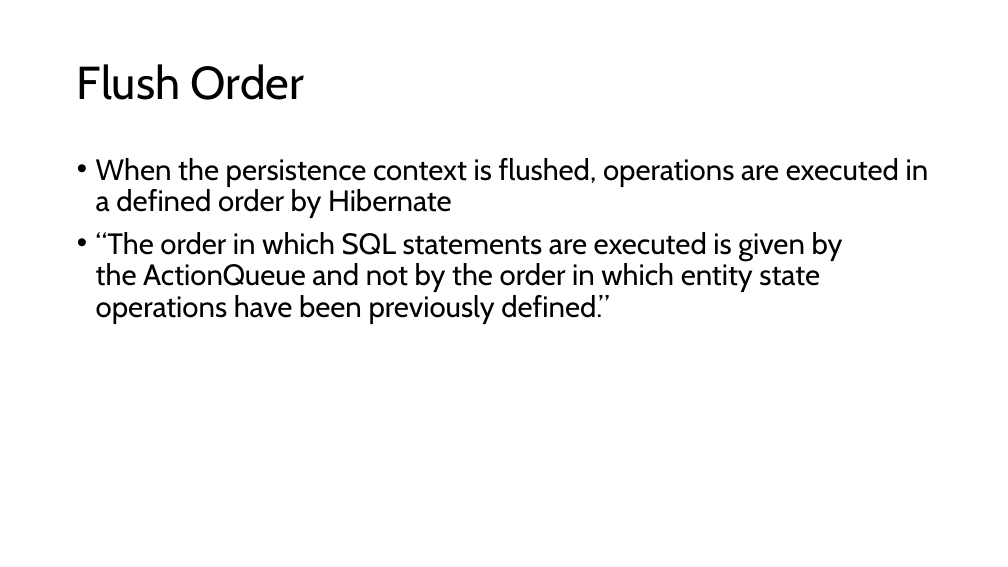
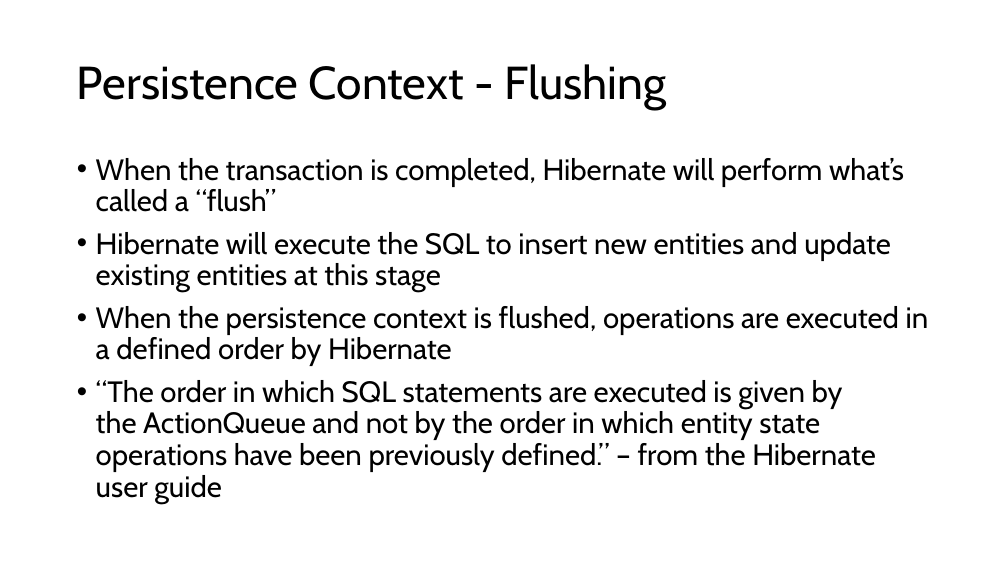
Before and after one commit to jordanschroedervertafore/spring-data-jpa, a slide deck: slide 8 of spring data jpa.pptx (slide 15 before the commit). Drawn at 1008x567 pixels with LibreOffice and Linux fonts; fonts in the diff are those of the drawing. Boxes give left, top, right and bottom in pixels: in the first picture for what was removed or moved away, otherwise in the second. Text is boxed around its words. In the diff, an @@ line names an element or a change of style, - is before the commit and + after.

```diff
--- a/spring data jpa.pptx
+++ b/spring data jpa.pptx
@@ title at (77, 64, 666, 110): text changed @@
-Flush Order
+Persistence Context - Flushing
@@ text at (96, 158, 904, 293): paragraphs added @@
+• When the transaction is completed, Hibernate will perform what’s called a “flush”
+• Hibernate will execute the SQL to insert new entities and update existing entities at this stage
@@ text at (96, 380, 876, 504): text changed @@
-• “The order in which SQL statements are executed is given by the ActionQueue and not by the order in which entity state operations have been previously defined.”
+• “The order in which SQL statements are executed is given by the ActionQueue and not by the order in which entity state operations have been previously defined.” – from the Hibernate user guide
```
Also in this commit, not shown: 12 other slides changed, 8 slides added, 7 slides removed, 23 other files.
